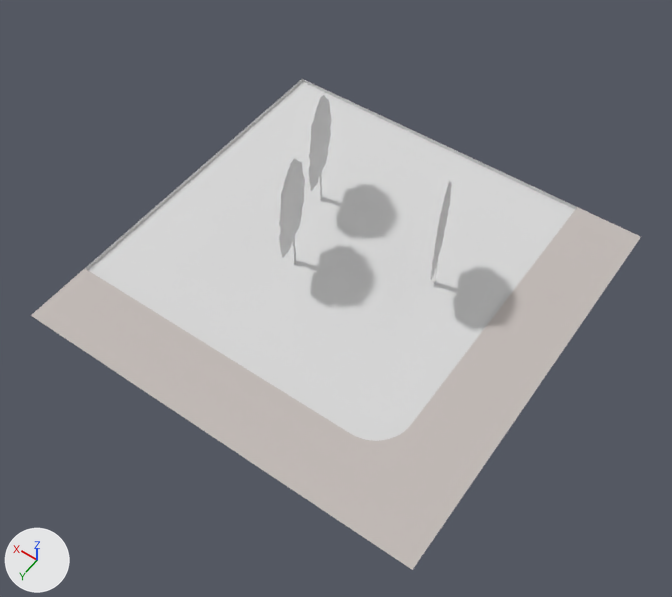
One commit to the OBJ model assets/stl_export/rrwr.obj: the scene before it, then after it.
One viewpoint serves both versions: a 50 mm camera at (-23.1, 33.5, 49.4) aimed at (-2.1, 4.2, 3.3). The axes (+X, +Y, +Z) are drawn at lower left. The lights are the same throughout. The first picture is the older version. Where no turn or scale is listed for an object, it has been applied to the vertices. Vertices at exactly the same position are counted once.

Script lines for the objects in view, before the commit:
```python
me_rrwr = bpy.data.meshes.new('rrwr')
me_rrwr.from_pydata(...)  # 236 vertices, 260 faces; spans x -15.0..15.0, y -15.0..15.0, z -0.3..9.0
# faces by material slot: [16, 244]
me_rrwr.materials.append(mat_road)  # light grey #c4bcb8
me_rrwr.materials.append(mat_default)  # light grey #dadada
ob_rrwr = bpy.data.objects.new('rrwr', me_rrwr)
ob_rrwr.location = (0.0, 0.0, 0.0)
```
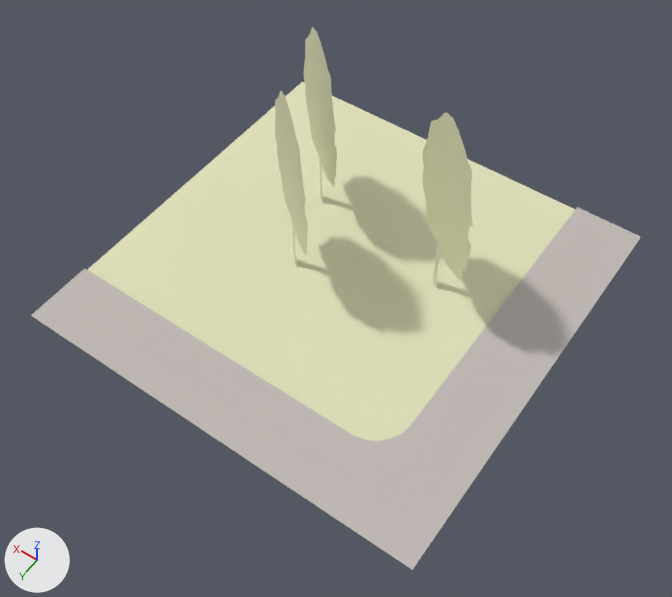
The edits, one by one:
Material 'w' (mat_w) is new.
Its base color is (0.757, 0.757, 0.502) (beige #e2e2bc).
Its roughness is 1.0.
me_rrwr is used by ob_rrwr; location (0.0, 0.0, 0.0).
me_rrwr had 236 vertices, 260 faces and spanned x -15.0..15.0, y -15.0..15.0, z -0.3..9.0.
me_rrwr now has 235 vertices, 262 faces and spans x -15.0..15.0, y -15.0..15.0, z -0.3..14.1.
me_rrwr part 1: 1 vertex moved within x 5.9, y -5.2, z -0.3; 131 vertices removed from x 2.7..6.8, y -7.8..3.6, z -0.3..9.0; 131 vertices added at x 0.3..9.3, y -7.9..3.7, z -0.3..14.1.
me_rrwr part 2: 1 vertex moved within x -5.3, y -3.0, z -0.3; 65 vertices removed from x -6.2..-4.3, y -5.8..-0.4, z -0.3..9.0; 65 vertices added at x -8.6..-1.8, y -5.9..-0.3, z -0.3..14.1.
me_rrwr part 3: 1 vertex removed from x 15.0, y -15.0, z 0.0.
me_rrwr part 4: 14 faces spanning x -10.0..15.0, y -15.0..10.0, z -0.3 switch from mat_default (light grey #dadada) to mat_w (beige #e2e2bc).

Pixel boxes [x1, y1, x2, y2] of what changed, in the pictures (672 x 597 px; the box of a moved part takes in the faces that stretch with it):
'rrwr', reshaped (11% taller): before [31, 79, 641, 570]; after [31, 27, 641, 570]
part 1 of me_rrwr, moved or reshaped: before [279, 95, 332, 264]; after [275, 27, 337, 266]
part 2 of me_rrwr, moved or reshaped: before [431, 181, 452, 284]; after [422, 113, 473, 289]
part 3 of me_rrwr, deleted: before [91, 79, 568, 263]
part 4 of me_rrwr, recoloured (light grey to beige): [88, 82, 575, 441] in both
